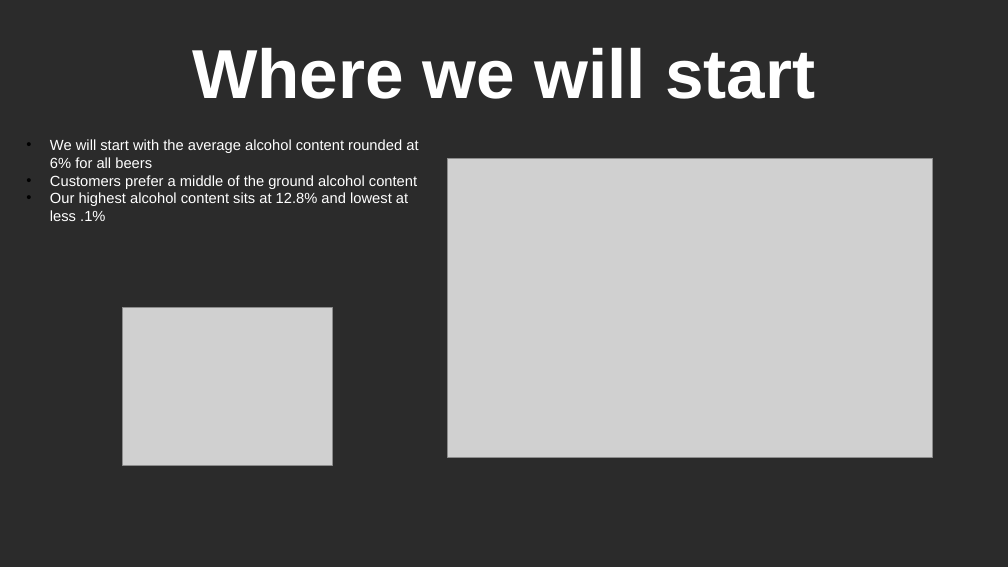
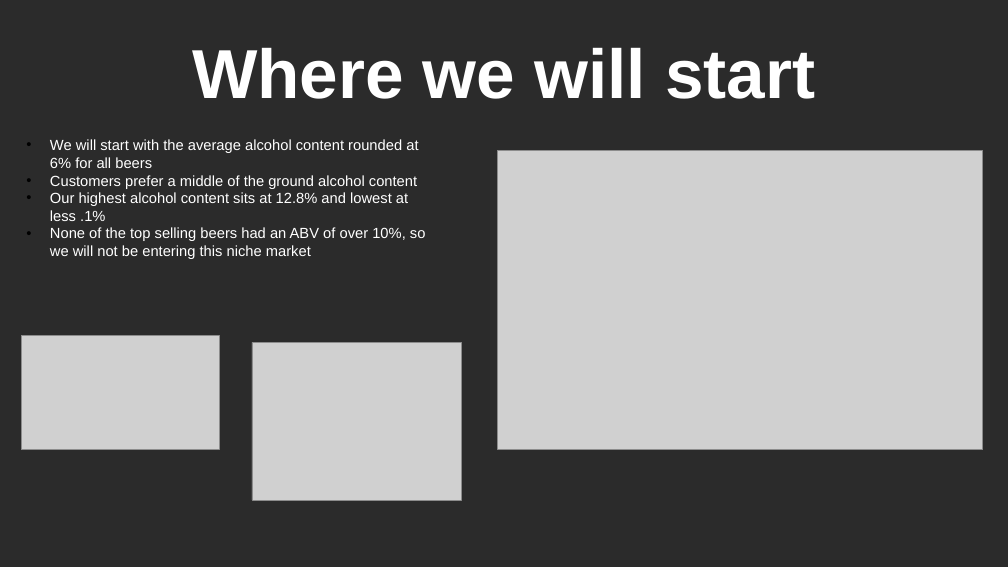
Before and after one commit to martin8886/Case-Study-1-EDA-of-breweries-in-R, a slide deck: slide 7 of presentation/Team_TAM_CaseStudy02.pptx. Drawn at 1008x567 pixels with LibreOffice and Linux fonts; fonts in the diff are those of the drawing; grey boxes stand for pictures; background and template pictures are left out; a plain dark background stands for a picture behind light text. Boxes give left, top, right and bottom in pixels: in the first picture for what was removed or moved away, otherwise in the second. Text is boxed around its words. In the diff, an @@ line names an element or a change of style, - is before the commit and + after.

```diff
--- a/presentation/Team_TAM_CaseStudy02.pptx
+++ b/presentation/Team_TAM_CaseStudy02.pptx
@@ picture: place and size @@
-picture at box(448, 158, 933, 457)
+picture at box(498, 150, 983, 449)
@@ text at box(50, 227, 426, 259): paragraph added @@
+• None of the top selling beers had an ABV of over 10%, so we will not be entering this niche market
@@ picture added at box(21, 336, 219, 450) @@
@@ picture: place and size @@
-picture at box(123, 308, 333, 465)
+picture at box(252, 343, 461, 500)
```
Also in this commit, not shown: 2 other slides changed, 1 slide added.
